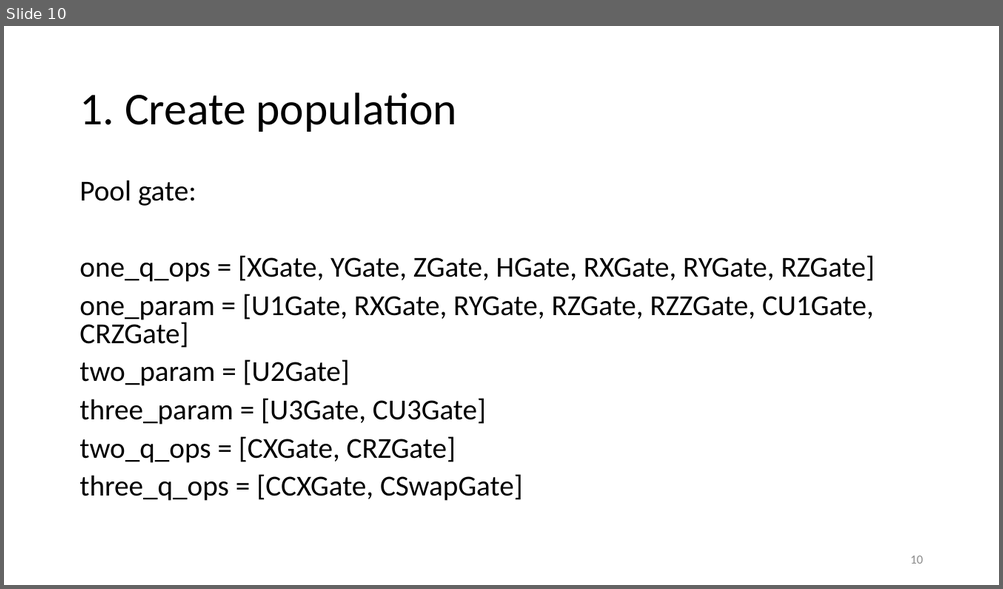
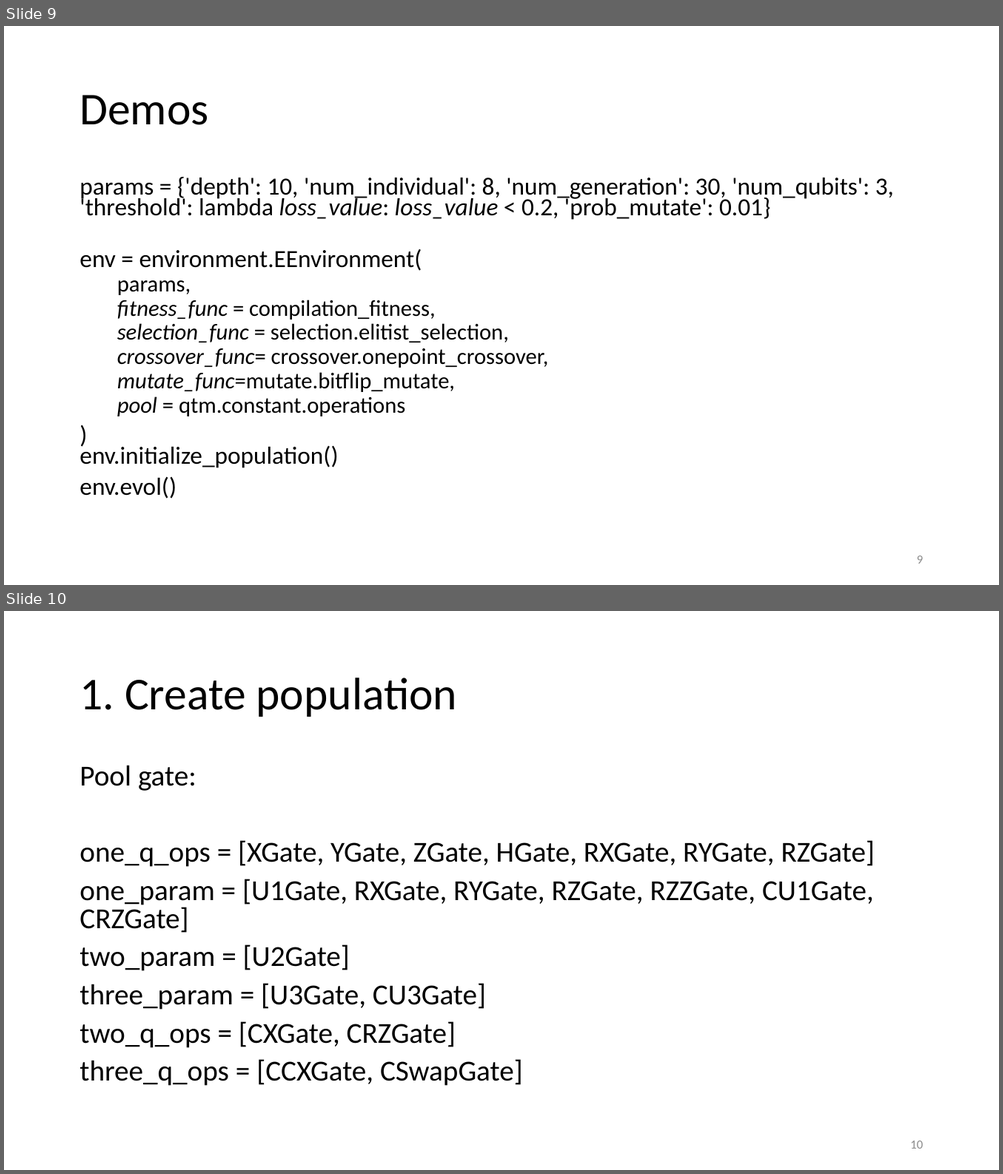
Before and after one commit to vutuanhai237/ResearchMaterials, a slide deck: Quantum computing/Genetic algorithm - based quantum architecture search/genetic algorithm.pptx. Shown one above the other, each under a label of ours: slide 10 before the commit, slides 9 and 10 after it. The pictures are 1003x589 and 1003x1174 pixels, drawn with LibreOffice and Linux fonts; fonts in the diff are those of the drawing. Boxes give left, top, right and bottom in pixels: in the first picture for what was removed or moved away, otherwise in the second. Text is boxed around its words. In the diff, an @@ line names an element or a change of style, - is before the commit and + after.

```diff
--- a/Quantum computing/Genetic algorithm - based quantum architecture search/genetic algorithm.pptx
+++ b/Quantum computing/Genetic algorithm - based quantum architecture search/genetic algorithm.pptx
@@ slide 9 added at (4,26,999,585), background #FFFFFF @@
@@ title added at (79,95,208,125), 44 pt, text #000000 @@
+Demos
@@ text added at (79,177,893,499), 23.8 pt, text #000000 @@
+params = {'depth': 10, 'num_individual': 8, 'num_generation': 30, 'num_qubits': 3, 'threshold': lambda loss_value: loss_value < 0.2, 'prob_mutate': 0.01}
+env = environment.EEnvironment(
+  params,
+  fitness_func = compilation_fitness,
+  selection_func = selection.elitist_selection,
+  crossover_func= crossover.onepoint_crossover,
+  mutate_func=mutate.bitflip_mutate,
+  pool = qtm.constant.operations
+)
+env.initialize_population()
+env.evol()
@@ page number added at (916,556,922,564), 12 pt, text #8C8C8C @@
+9
```
Also in this commit, not shown: 5 slides changed, 2 other slides added.
